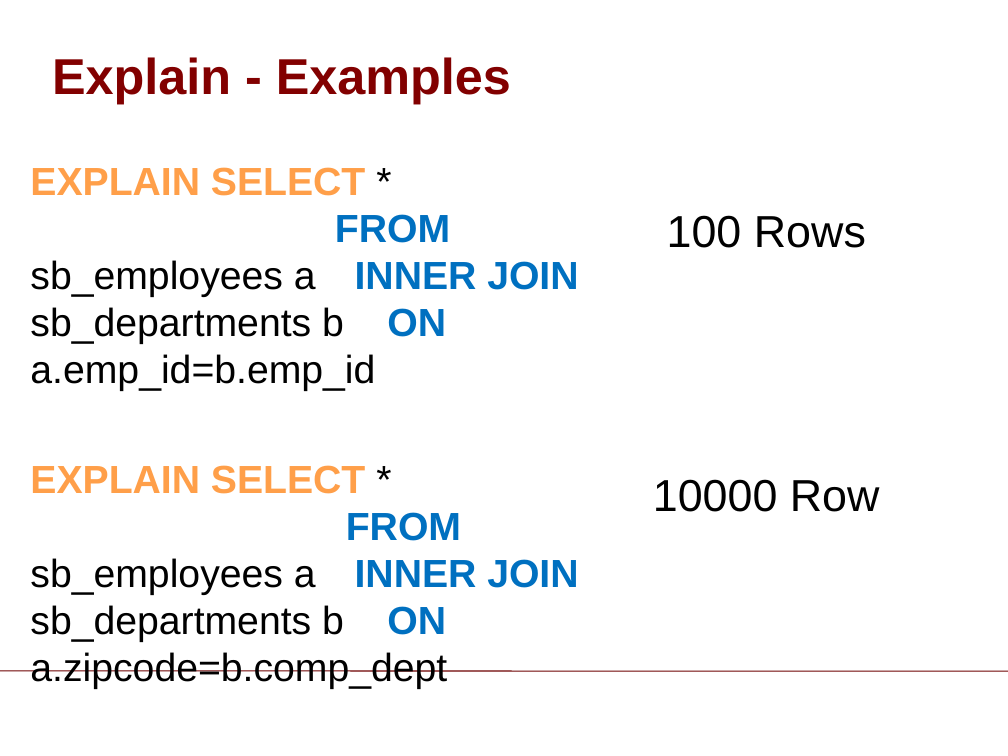
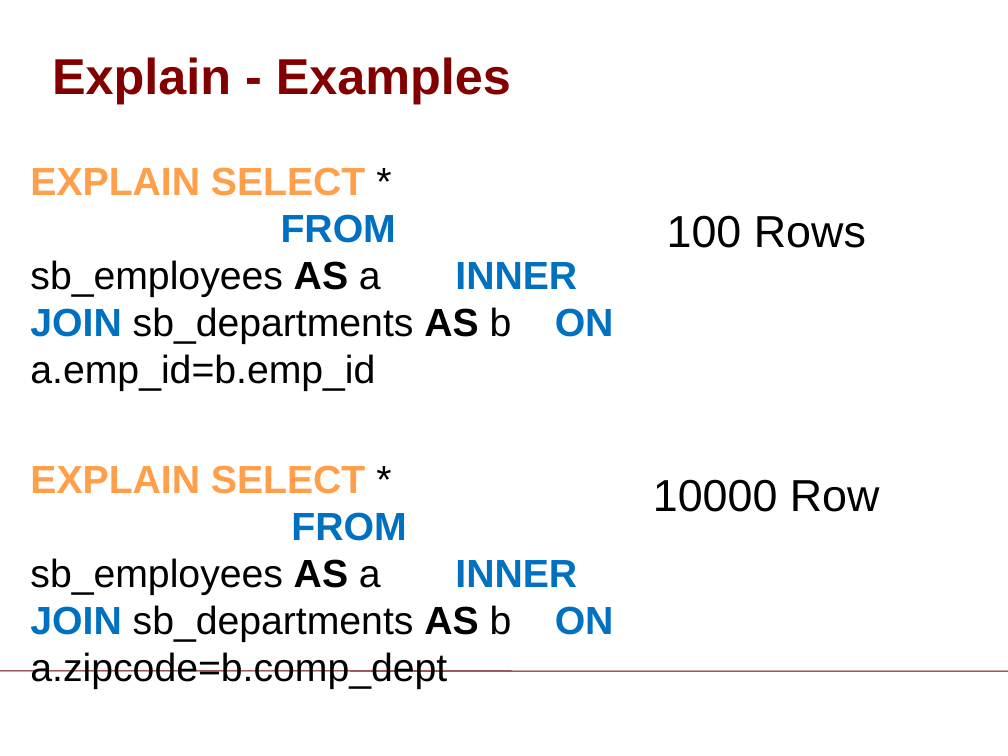
Before and after one commit to ChicagoBoothAnalytics/site, a slide deck: slide 37 of zzz MEDIA/Intermediate SQL.pptx (slide 36 before the commit). Drawn at 1008x756 pixels with LibreOffice and Linux fonts; fonts in the diff are those of the drawing; background and template pictures are left out. Boxes give left, top, right and bottom in pixels: in the first picture for what was removed or moved away, otherwise in the second. Text is boxed around its words. In the diff, an @@ line names an element or a change of style, - is before the commit and + after.

```diff
--- a/zzz MEDIA/Intermediate SQL.pptx
+++ b/zzz MEDIA/Intermediate SQL.pptx
@@ text at bbox=[30, 167, 614, 689]: text changed @@
-EXPLAIN SELECT * FROM sb_employees a INNER JOIN sb_departments b ON a.emp_id=b.emp_id
-EXPLAIN SELECT * FROM sb_employees a INNER JOIN sb_departments b ON a.zipcode=b.comp_dept
+EXPLAIN SELECT * FROM sb_employees AS a INNER JOIN sb_departments AS b ON a.emp_id=b.emp_id
+EXPLAIN SELECT * FROM sb_employees AS a INNER JOIN sb_departments AS b ON a.zipcode=b.comp_dept
```
Also in this commit, not shown: 17 other slides changed, 1 slide added, 1 other file.
